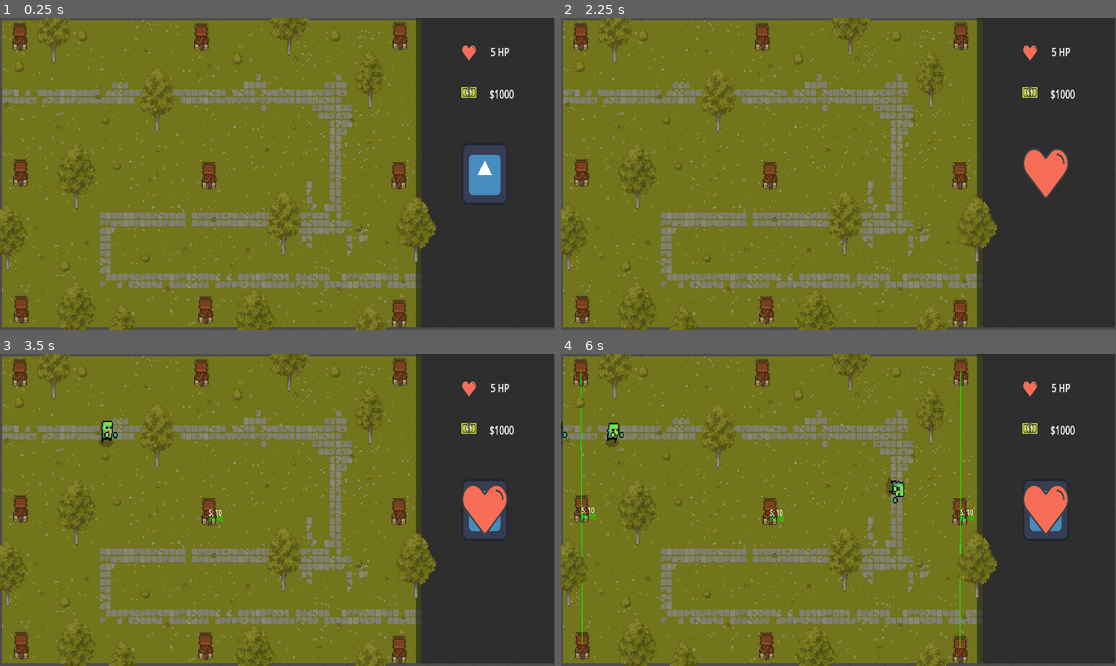
Above: before the commit, frames 1-4 (two rows, left to right).
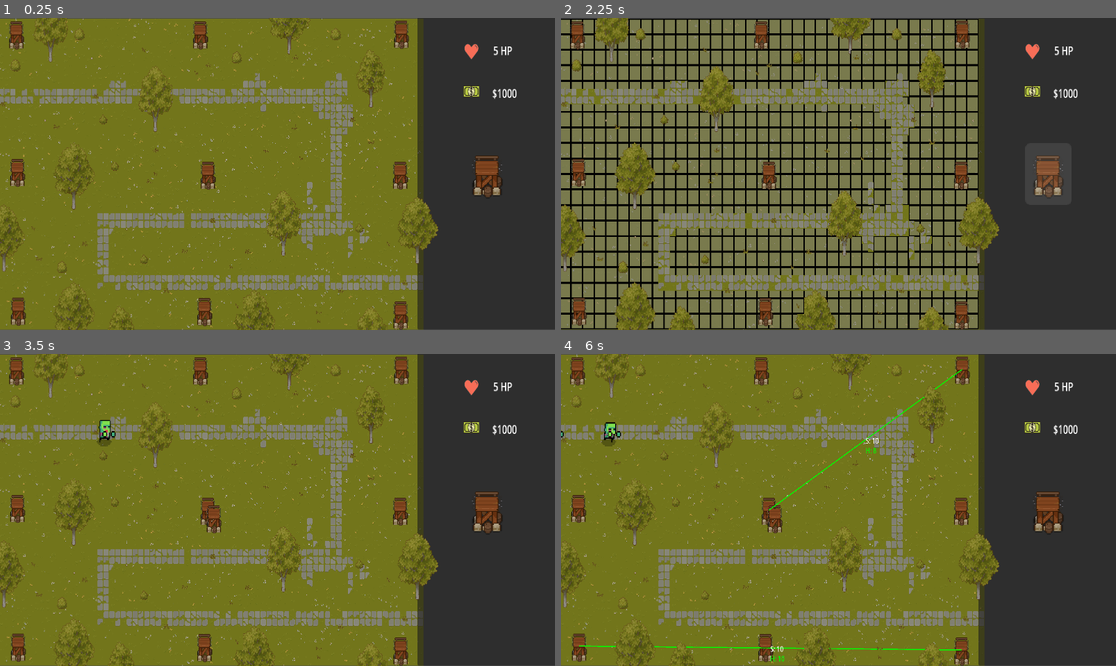
Above: after the commit, the same moments.

Repository: bmachado18/tangle-defence
Game: Godot game, scene res://scenes/game.tscn
Two runs of this game, one before a commit and one after it. Both use one fixed random seed, a clock stepped at 60 frames per second and the inputs below. The engine's default icon, where the game draws it, is replaced by a stand-in: a white triangle on a blue panel in a dark square.
Inputs (mouse positions are in pixels of both pictures, inside the frame that each line leads up to; where the layout moved, square brackets give the same spot in the first picture):
- Up to frame 1 (0.25 s): no input
- Up to frame 2 (2.25 s): click (1049, 174) [1043, 174] at 0.5 s; click (1049, 174) [1043, 174] at 1.25 s; click (1049, 174) [1043, 174] at 2 s
- Up to frame 3 (3.5 s): move the mouse to (210, 510) at 2.77 s; click (210, 510) at 2.92 s
- Up to frame 4 (6 s): move the mouse to (960, 369) at 3.52 s; click (960, 369) at 3.67 s; move the mouse to (960, 647) at 4.27 s; click (960, 647) at 4.42 s; move the mouse to (583, 644) at 5.02 s; click (583, 644) at 5.17 s; move the mouse to (583, 372) at 5.77 s; click (583, 372) at 5.92 s

The runs differ from the first frame. In frame 1, 13% of the frame differs, in the area x 0-100%, y 0-100%; in frame 2, 65%; in frame 3, 13%; in frame 4, 14%.

Commit message:
wip: placing nodes, got myself a grid

Diff:
--- /dev/null
+++ b/grid_map/Grid.tscn
@@ -0,0 +1,16 @@
+[gd_scene load_steps=3 format=3 uid="uid://bo1cpe7ekrm1q"]
+
+[ext_resource type="Script" uid="uid://n5hsjfry046q" path="res://place_objects_in_grid/grid_map/grid.gd" id="1_xm2js"]
+[ext_resource type="PackedScene" uid="uid://dubpphj3layjp" path="res://place_objects_in_grid/grid_map/grid_cell.tscn" id="2_y0eii"]
+
+[node name="Grid" type="GridContainer"]
+anchors_preset = 15
+anchor_right = 1.0
+anchor_bottom = 1.0
+grow_horizontal = 2
+grow_vertical = 2
+columns = 7
+script = ExtResource("1_xm2js")
+
+[node name="PanelContainer2" parent="." instance=ExtResource("2_y0eii")]
+layout_mode = 2
--- /dev/null
+++ b/grid_map/grid.gd
@@ -0,0 +1,45 @@
+@tool
+extends GridContainer
+
+@export var width := 5:
+	set(value):
+		width = value
+		_remove_grid()
+		_create_grid()
+@export var height := 5:
+	set(value):
+		height = value
+		_remove_grid()
+		_create_grid()
+@export var cellWidth := 100:
+	set(value):
+		cellWidth = value
+		_remove_grid()
+		_create_grid()
+@export var cellHeight := 100:
+	set(value):
+		cellHeight = value
+		_remove_grid()
+		_create_grid()
+@export var borderSize = 0:
+	set(value):
+		borderSize = value
+		_remove_grid()
+		_create_grid()
+
+const GRID_CELL = preload("res://grid_map/grid_cell.tscn")
+
+func _create_grid():
+	add_theme_constant_override("h_separation", borderSize)
+	add_theme_constant_override("v_separation", borderSize)
+
+	columns = width
+
+	for i in width * height:
+		var gridCellNode = GRID_CELL.instantiate()
+		gridCellNode.custom_minimum_size = Vector2(cellWidth, cellHeight)
+		add_child(gridCellNode.duplicate())
+
+func _remove_grid():
+	for node in get_children():
+		node.queue_free()
--- /dev/null
+++ b/grid_map/grid_cell.gd
@@ -0,0 +1,8 @@
+extends PanelContainer
+
+@export var full = false
+
+func change_color(color:Color):
+	var styleBox := get_theme_stylebox("panel").duplicate()
+	styleBox.bg_color = color
+	add_theme_stylebox_override("panel",styleBox)
--- /dev/null
+++ b/grid_map/grid_cell.tscn
@@ -0,0 +1,17 @@
+[gd_scene load_steps=3 format=3 uid="uid://dubpphj3layjp"]
+
+[ext_resource type="Script" uid="uid://dsqd6oyv3qa05" path="res://grid_map/grid_cell.gd" id="1_0npa5"]
+
+[sub_resource type="StyleBoxFlat" id="StyleBoxFlat_5b1hb"]
+bg_color = Color(0.5, 0.5, 0.5, 0.5)
+border_width_left = 2
+border_width_top = 2
+border_width_right = 2
+border_width_bottom = 2
+border_color = Color(0, 0, 0, 1)
+
+[node name="PanelContainer" type="PanelContainer"]
+custom_minimum_size = Vector2(32, 32)
+mouse_filter = 2
+theme_override_styles/panel = SubResource("StyleBoxFlat_5b1hb")
+script = ExtResource("1_0npa5")
--- a/scenes/game.tscn
+++ b/scenes/game.tscn
@@ -1,13 +1,15 @@
-[gd_scene load_steps=16 format=4 uid="uid://ditj46pxkyj44"]
+[gd_scene load_steps=18 format=4 uid="uid://ditj46pxkyj44"]
 
 [ext_resource type="PackedScene" uid="uid://dsfrokpsfah4x" path="res://scenes/node.tscn" id="1_uwrxv"]
 [ext_resource type="Script" uid="uid://ciqfp2oxnujm1" path="res://scripts/main.gd" id="1_yqjtg"]
 [ext_resource type="PackedScene" uid="uid://di85kihjou8as" path="res://scenes/Enemy.tscn" id="2_lnu2h"]
-[ext_resource type="Texture2D" uid="uid://b8pkshs21er7c" path="res://icon.svg" id="4_lbhrr"]
+[ext_resource type="Texture2D" uid="uid://cyb6uofkwaf" path="res://assets/ui/TowerButton.png" id="2_vtaks"]
+[ext_resource type="Texture2D" uid="uid://xx5rmdsha32p" path="res://assets/ui/TowerButtonPressed.png" id="3_kvpfn"]
 [ext_resource type="Texture2D" uid="uid://dbaxyke4ev42e" path="res://assets/heart-svgrepo-com.svg" id="5_iywne"]
 [ext_resource type="Texture2D" uid="uid://cqqx6ms0s2w55" path="res://assets/money-svgrepo-com.svg" id="6_p57ef"]
 [ext_resource type="Texture2D" uid="uid://b15cwlbr58baq" path="res://assets/tiles/TX Tileset Grass.png" id="7_u5sy4"]
 [ext_resource type="Texture2D" uid="uid://g57b42wkfx6w" path="res://assets/tiles/TX Plant.png" id="8_gee14"]
+[ext_resource type="PackedScene" uid="uid://bo1cpe7ekrm1q" path="res://grid_map/Grid.tscn" id="9_0tnpc"]
 
 [sub_resource type="Curve2D" id="Curve2D_8cj0n"]
 _data = {
@@ -788,8 +790,6 @@
 sources/0 = SubResource("TileSetAtlasSource_0tnpc")
 
 [node name="Game" type="Node2D"]
-position = Vector2(3, 28)
-scale = Vector2(1.66, 1.66)
 script = ExtResource("1_yqjtg")
 
 [node name="Panel" type="Panel" parent="."]
@@ -816,9 +816,8 @@
 grow_vertical = 2
 mouse_default_cursor_shape = 6
 toggle_mode = true
-texture_normal = ExtResource("4_lbhrr")
-texture_pressed = ExtResource("5_iywne")
-texture_focused = ExtResource("5_iywne")
+texture_normal = ExtResource("2_vtaks")
+texture_pressed = ExtResource("3_kvpfn")
 stretch_mode = 0
 metadata/_edit_use_anchors_ = true
 
@@ -881,7 +880,7 @@
 
 [node name="Camera2D" type="Camera2D" parent="."]
 position = Vector2(192, 0)
-zoom = Vector2(0.749, 1)
+zoom = Vector2(1.259, 1.68)
 
 [node name="Path2D" type="Path2D" parent="."]
 z_index = 3
@@ -934,7 +933,6 @@
 
 [node name="Path" type="TileMapLayer" parent="TileMapLayers"]
 z_index = 2
-scale = Vector2(1, 1)
 tile_map_data = PackedByteArray("AADc//X/AAANAAoAAADc//b/AAAMAAoAAADd//X/AAAOAAoAAADd//b/AAANAAoAAADe//X/AAAIAAkAAADe// …(6560 unchanged characters)…
 tile_set = SubResource("TileSet_kvpfn")
 
@@ -943,4 +941,18 @@
 tile_map_data = PackedByteArray("AADl/xEAAAABAAQAAADl/xIAAAABAAUAAADl/xMAAAABAAYAAADm/w8AAAACAAIAAADm/xAAAAACAAMAAADm/x …(11280 unchanged characters)…
 tile_set = SubResource("TileSet_vtaks")
 
+[node name="Grid" parent="." instance=ExtResource("9_0tnpc")]
+visible = false
+offset_left = -80.1205
+offset_top = -79.5181
+offset_right = 79.8795
+offset_bottom = 80.4819
+theme_override_constants/h_separation = 0
+theme_override_constants/v_separation = 0
+columns = 36
+width = 36
+height = 20
+cellWidth = 32
+cellHeight = 32
+
 [connection signal="toggled" from="Panel/TextureButton" to="." method="_on_texture_button_toggled"]
--- a/scenes/node.tscn
+++ b/scenes/node.tscn
@@ -1,7 +1,8 @@
-[gd_scene load_steps=5 format=3 uid="uid://dsfrokpsfah4x"]
+[gd_scene load_steps=6 format=3 uid="uid://dsfrokpsfah4x"]
 
 [ext_resource type="Script" uid="uid://dkpfn2demaklb" path="res://scripts/Node.gd" id="1_ignic"]
 [ext_resource type="Texture2D" uid="uid://cq1ib2putt7h4" path="res://assets/tiles/Towers.png" id="2_dondh"]
+[ext_resource type="Script" uid="uid://bw25sujk03v84" path="res://scripts/sprite_2d.gd" id="3_76phl"]
 [ext_resource type="AudioStream" uid="uid://c8fed7v7qmqbd" path="res://assets/audio/edge_create.wav" id="3_dondh"]
 
 [sub_resource type="CircleShape2D" id="CircleShape2D_ignic"]
@@ -18,6 +19,8 @@
 texture = ExtResource("2_dondh")
 region_enabled = true
 region_rect = Rect2(104, 8, 32, 48)
+script = ExtResource("3_76phl")
+rect = Rect2(0, 0, 32, 32)
 
 [node name="CollisionShape2D" type="CollisionShape2D" parent="Area2D"]
 scale = Vector2(5, 5)
--- a/scripts/main.gd
+++ b/scripts/main.gd
@@ -42,7 +42,6 @@
 
 func setup_node_connections():
 	for node in $Nodes.get_children():
-		print(node.get_child(0).name)
 		node.get_child(0).connect("node_selected", Callable(self, "_on_node_selected"))
 
 func setup_wave_system():
@@ -51,8 +50,6 @@
 	add_child(wave_timer)
 	wave_timer.timeout.connect(_on_wave_timer_timeout)
 	wave_timer.one_shot = true
-
-	print("Starting wave system in %.1f seconds" % time_before_first_wave)
 
 	wave_timer.wait_time = time_before_first_wave
 	wave_timer.start()
@@ -122,25 +119,14 @@
 
 
 func _on_wave_timer_timeout() -> void:
-	print($Path2D.get_children())
-	print("=== TIMER TIMEOUT DEBUG ===")
-	print("Current state: ", wave_state)
-	print("Current wave: ", current_wave)
-	print("Wave sizes remaining: ", wave_sizes)
-	print("Timer is_stopped: ", wave_timer.is_stopped())
-	print("==========================")
-
 	match wave_state:
 		WaveState.WAITING_TO_START:
-			print("Starting wave...")
 			start_current_wave()
 		#
 		WaveState.SPAWNING_ENEMIES:
-			print("Spawning enemy...")
 			spawn_next_enemy()
 
 		WaveState.WAVE_COMPLETE:
-			print("Wave complete, starting next...")
 			start_next_wave()
 
 		WaveState.ALL_WAVES_COMPLETE:
@@ -153,27 +139,20 @@
 		wave_state = WaveState.ALL_WAVES_COMPLETE
 		return
 
-	print(" ----- ** starting wave %d ** ----" % current_wave)
-
 	# Get the current wave size and immediately remove it from the array
 	var enemies_to_spawn = wave_sizes[0]
 	wave_sizes.remove_at(0)
-
-	print("Enemies to spawn %d" % enemies_to_spawn)
-	print("Remaining waves after this: ", wave_sizes)
 
 	# Store this wave's enemy count for spawning
 	current_wave_enemies_spawned = 0
 	current_wave_enemy_target = enemies_to_spawn
 	wave_state = WaveState.SPAWNING_ENEMIES
 
-	print("spawning next enemy")
 	spawn_next_enemy()
 
 
 
 func spawn_next_enemy():
-	print("spawned")
 	if current_wave_enemies_spawned < current_wave_enemy_target:
 		# Init the enemy
 		var enemy = preload("res://scenes/Enemy.tscn").instantiate()
@@ -192,17 +171,14 @@
 			complete_current_wave()
 
 func complete_current_wave():
-	print("--- *** wave %d complete *** ---" % current_wave)
-	print("Remaining waves: ", wave_sizes)
 
 	wave_state = WaveState.WAVE_COMPLETE
 
 	if wave_sizes.size() > 0:
-		print("Next wave is in %.1f seconds..." % time_between_waves)
+		#print("Next wave is in %.1f seconds..." % time_between_waves)
 		wave_timer.wait_time = time_between_waves
 		wave_timer.start()
 	else:
-		print("ALL WAVES COMPLETE WOOOO")
 		wave_state = WaveState.ALL_WAVES_COMPLETE
 		wave_timer.stop()
 
@@ -212,50 +188,34 @@
 
 
 func start_next_wave():
-	print("C")
-	print("starting the next wave")
 	current_wave += 1
-
-	print(wave_sizes)
 
 	wave_state = WaveState.WAITING_TO_START
 	start_current_wave()
 
 func _on_texture_button_toggled(toggled_on: bool) -> void:
 	is_placing_node = toggled_on
+	$Grid.visible = is_placing_node
 	print("Node placement mode:", is_placing_node)
+	$Panel/TextureButton.button_pressed = is_placing_node
 
 func _unhandled_input(event):
 	if is_placing_node and event is InputEventMouseButton and event.button_index == MOUSE_BUTTON_LEFT and event.pressed:
-		var click_pos = get_global_mouse_position()
-		var grid_size = 32  # Or whatever your tile size is
+		var click_pos = $Camera2D.get_global_mouse_position()
 		var grid_pos = Vector2(
-			floor(click_pos.x / grid_size) * grid_size,
-			floor(click_pos.y / grid_size) * grid_size
+			floor(click_pos.x / grid_size) * grid_size + grid_size / 2,
+			floor(click_pos.y / grid_size) * grid_size + grid_size / 2
 		)
 		place_node(grid_pos)
 
 func place_node(pos: Vector2):
 	var new_node = preload("res://scenes/node.tscn").instantiate()
+	print(pos)
 	new_node.position = pos
+
 	$Nodes.add_child(new_node)
-	print("Placed node at:", pos)
-	new_node.get_child(0).connect("node_selected", Callable(self, "_on_node_selected"))
-
+
+	#reset the button
 	is_placing_node = false
-	$Panel/TextureButton.button_pressed = false
-
-
-
-func _draw():
-	# Get the visible area of the current node (usually the screen size)
-	var rect = get_viewport().get_visible_rect()
-	var view_size = rect.size
-
-	# Draw vertical lines
-	for x in range(0, int(view_size.x), grid_size):
-		draw_line(Vector2(x, 0), Vector2(x, view_size.y), Color(0.2, 0.2, 0.2, 0.4))
-
-	# Draw horizontal lines
-	for y in range(0, int(view_size.y), grid_size):
-		draw_line(Vector2(0, y), Vector2(view_size.x, y), Color(0.2, 0.2, 0.2, 0.4))
+	$Panel/TextureButton.button_pressed = is_placing_node
+	$Grid.visible = is_placing_node
--- /dev/null
+++ b/scripts/sprite_2d.gd
@@ -0,0 +1,12 @@
+extends Sprite2D
+
+@export var rect: Rect2
+
+func get_global_rect():
+	return Rect2(
+		global_position - rect.size / 2,
+		rect.size
+	)
+
+func set_on_place():
+	modulate.a = 1
Binary file added: assets/ui/TowerButton.png
Not shown, added: assets/ui/TowerButton.png.import
Binary file added: assets/ui/TowerButtonPressed.png
Not shown, added: assets/ui/TowerButtonPressed.png.import
Not shown, added: grid_map/grid.gd.uid
Not shown, added: grid_map/grid_cell.gd.uid
Not shown, added: scripts/sprite_2d.gd.uid
Not shown, added: assets/.DS_Store
Not shown, changed: assets/ui/.DS_Store
Not shown, added: scenes/.DS_Store
